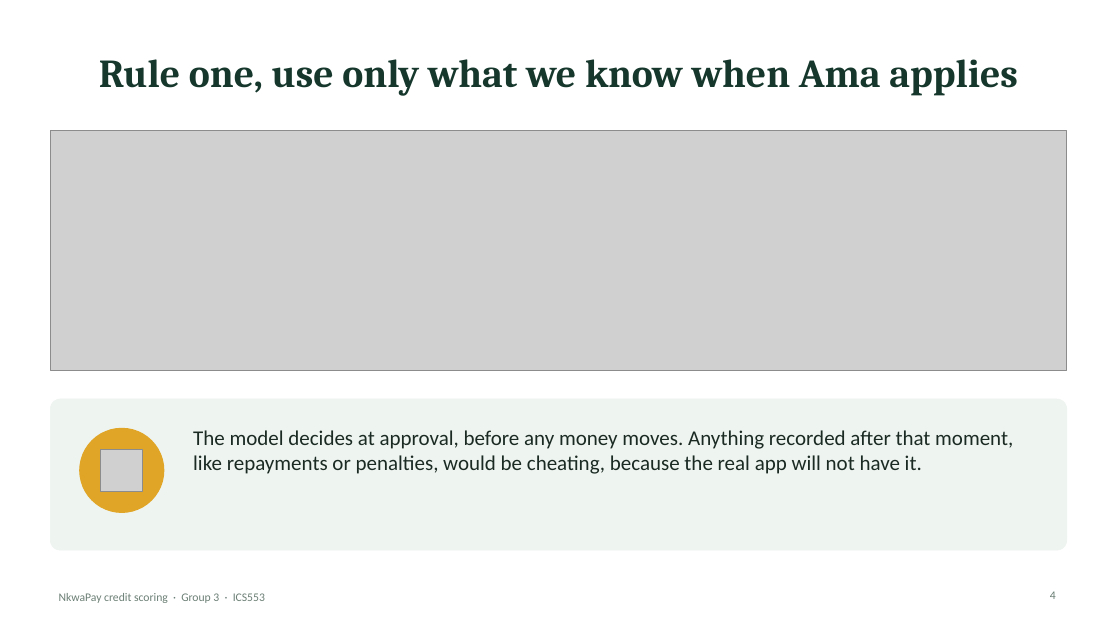
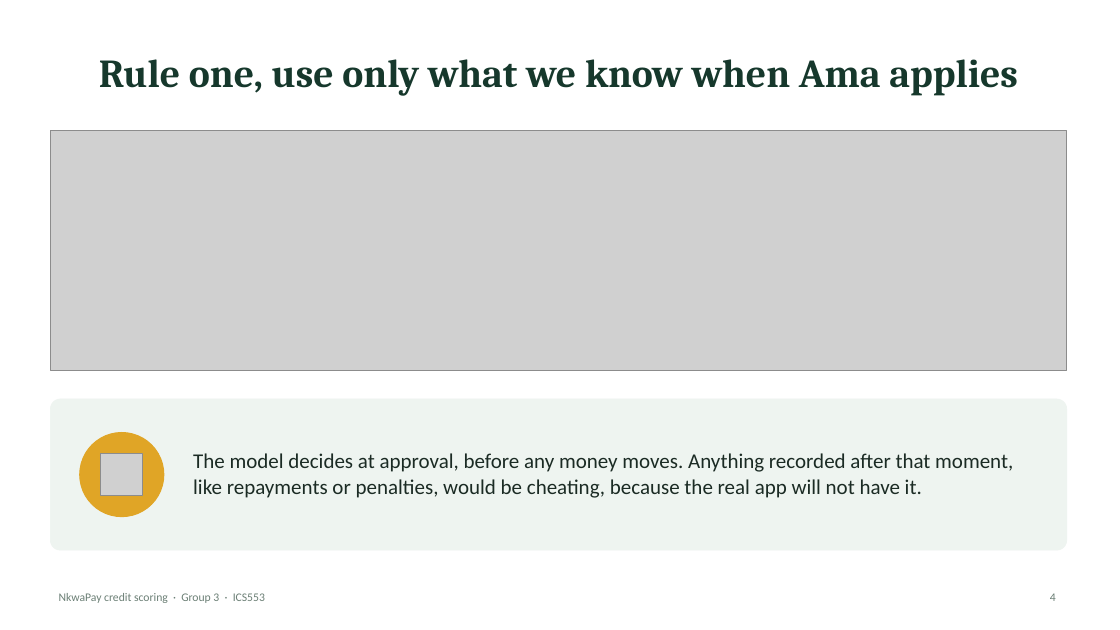
Before and after one commit to ASU-MICS-2028/mle-group-3-prosit-2, a slide deck: slide 4 of slides/NkwaPay_Debrief_Simple.pptx. Drawn at 1120x630 pixels with LibreOffice and Linux fonts; fonts in the diff are those of the drawing; grey boxes stand for pictures. Boxes give left, top, right and bottom in pixels: in the first picture for what was removed or moved away, otherwise in the second. Text is boxed around its words. In the diff, an @@ line names an element or a change of style, - is before the commit and + after.

```diff
--- a/slides/NkwaPay_Debrief_Simple.pptx
+++ b/slides/NkwaPay_Debrief_Simple.pptx
@@ ellipse: place and size @@
-ellipse at [80, 429, 164, 513]
+ellipse at [80, 433, 164, 517]
@@ text "The model decides at approval, ...": place and size @@
-text "The model decides at approval, ..." at [193, 430, 1013, 474]
+text "The model decides at approval, ..." at [193, 453, 1013, 498]
@@ picture: place and size @@
-picture at [101, 450, 143, 492]
+picture at [101, 454, 143, 496]
```
Also in this commit, not shown: 23 other slides changed.
